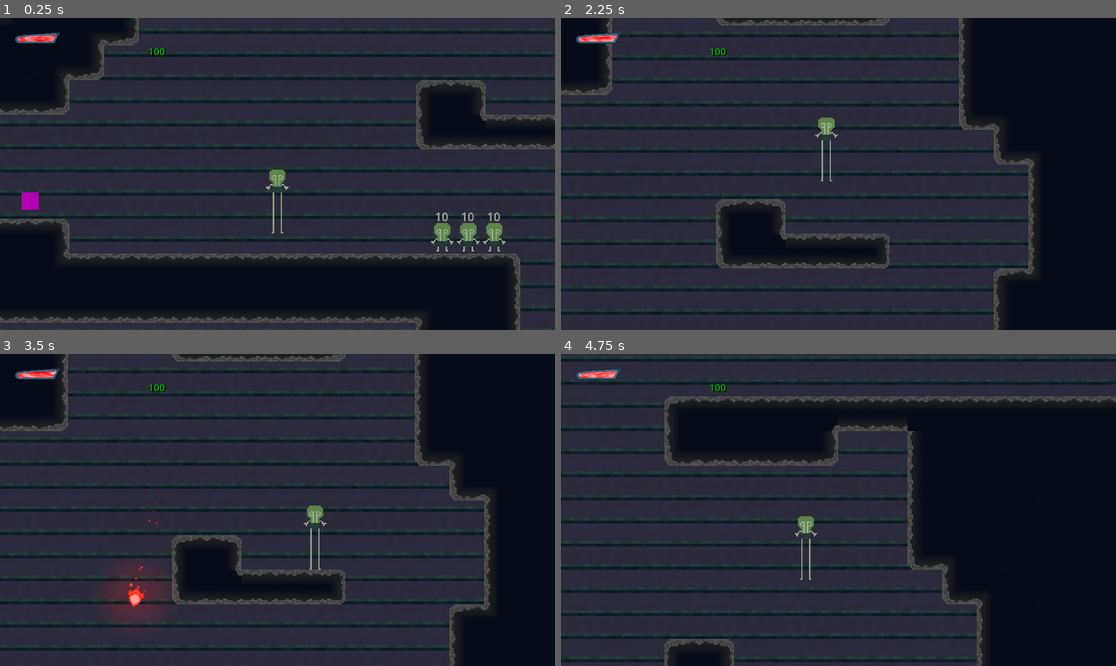
Above: before the commit, frames 1-4 (two rows, left to right).
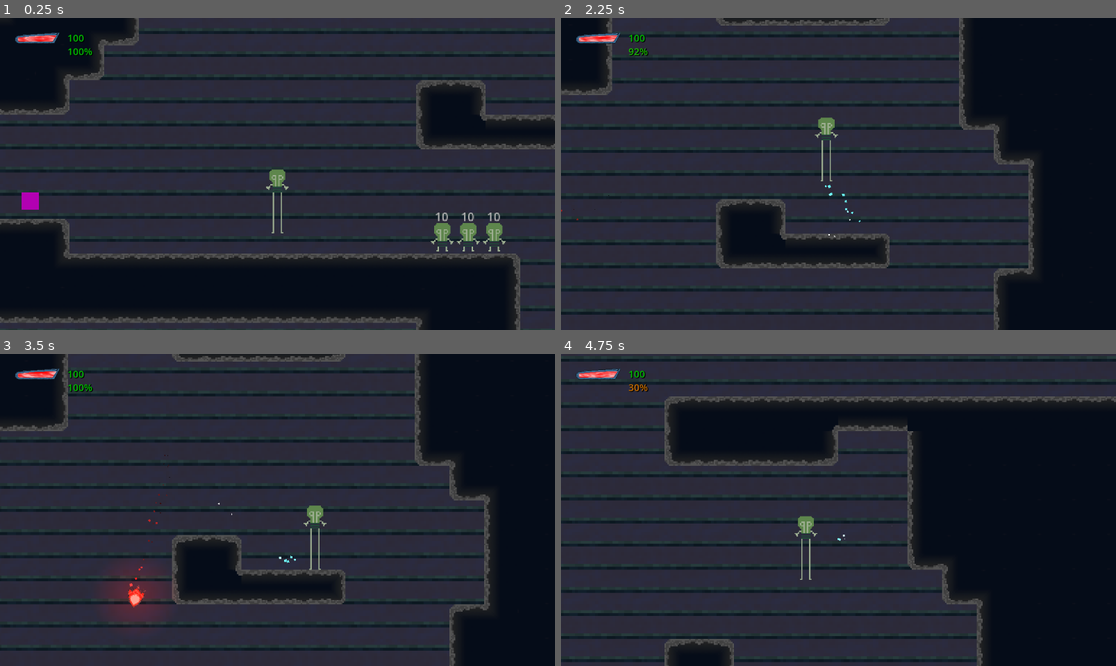
Above: after the commit, the same moments.

Repository: thebrightspark/PirateJam16-Game
Game: Godot game, scene res://Levels/main_test.tscn
Same seed, same stepped clock (60 frames per second), same inputs: the game is played once before the commit and once after it.
Inputs (mouse positions are in pixels of both pictures, inside the frame that each line leads up to):
- Up to frame 1 (0.25 s): no input
- Up to frame 2 (2.25 s): move the mouse to (960, 158) at 0.52 s; hold Space (Jump) 0.53-1.28 s; hold D (Right) 0.53-2.03 s; move the mouse to (727, 189) at 1.27 s; click (727, 189) at 1.35 s; tap Space (Jump) at 1.52, 1.55, 1.82 s; move the mouse to (894, 105) at 2.02 s; hold A (Left) from 2.03 s (still down); hold Space (Jump) from 2.03 s (still down)
- Up to frame 3 (3.5 s): move the mouse to (249, 572) at 2.77 s; release A (Left) at 2.78 s; release Space (Jump) at 2.78 s; hold D (Right) from 2.78 s (still down); click (249, 572) at 2.85 s; tap Space (Jump) at 3.02, 3.05, 3.32 s
- Up to frame 4 (4.75 s): move the mouse to (1005, 556) at 3.52 s; hold Space (Jump) 3.53-4.28 s; move the mouse to (672, 463) at 4.27 s; release D (Right) at 4.28 s; hold A (Left) from 4.28 s (still down); click (672, 463) at 4.35 s; tap Space (Jump) at 4.52, 4.55 s

The runs differ from the first frame. In frame 1, 0.1% of the frame differs, in the area x 12-30%, y 5-13%; in frame 2, 0.2%, in the area x 12-55%, y 5-71%; in frame 3, 0.2%; in frame 4, 0.2%.

Commit message:
Levitate particles

Diff:
--- a/Levels/player_controller.gd
+++ b/Levels/player_controller.gd
@@ -18,6 +18,8 @@
 @export var spread_deg = 0
 @export var multishot_spread_deg = 5
 
+@onready var levitate_particles: GPUParticles2D = $LevitateParticles
+
 var projectile_scene: PackedScene = preload("res://Projectile/projectile.tscn")
 var modifier_collection: ModifierCollection
 var last_attack_timestamp = 0.0
@@ -32,6 +34,7 @@
 func _physics_process(delta: float) -> void:
 	handle_movement(delta)
 	handle_attacking()
+	levitate_particles.emitting = levitating
 
 func handle_movement(delta: float) -> void:
 	# Add the gravity
@@ -39,7 +42,6 @@
 		velocity += get_gravity() * delta
 
 	if is_on_floor():
-		levitating = false
 		levitate_amount = 0.0
 
 	# Handle jump
@@ -48,7 +50,7 @@
 			velocity.y = -jump_speed
 		else:
 			# Handle levitation
-			if not levitating and levitate_amount < levitate_amount_max and velocity.y < levitate_max_speed:
+			if not levitating and levitate_amount < levitate_amount_max:
 				levitating = true
 			if levitating:
 				if velocity.y > -levitate_max_speed:
@@ -56,6 +58,8 @@
 					levitate_amount += delta
 				if levitate_amount >= levitate_amount_max:
 					levitating = false
+	else:
+		levitating = false
 
 	# Handle horizontal movement
 	if Input.is_action_pressed("Left"):
--- a/Overlay/overlay.gd
+++ b/Overlay/overlay.gd
@@ -6,12 +6,14 @@
 
 @onready var health_label: Label = $HealthValueLabel
 @onready var health_bar: ColorRect = $HealthBar
+@onready var levitate_label: Label = $LevitateValueLabel
 @onready var velocity_label: Label = $VelValueLabel
 
 var last_health = 0
 
 func _process(_delta: float) -> void:
 	update_health()
+	update_levitate()
 	update_veloctiy()
 
 func update_health() -> void:
@@ -19,20 +21,28 @@
 	if health == last_health:
 		return
 	last_health = health
-	var healthPercentage: float = float(health) / float(player.max_health)
+	var health_perc: float = float(health) / float(player.max_health)
 
 	if health_label.visible:
 		health_label.text = str(health)
-		health_label.label_settings.font_color = get_health_color(healthPercentage)
+		health_label.label_settings.font_color = get_health_color(health_perc)
 
 	if health_bar.visible:
-		(health_bar.material as ShaderMaterial).set_shader_parameter("percentage", healthPercentage)
+		(health_bar.material as ShaderMaterial).set_shader_parameter("percentage", health_perc)
+
+func update_levitate() -> void:
+	if levitate_label.visible:
+		var amount = float(player.levitate_amount)
+		var max = float(player.levitate_amount_max)
+		var levitate_perc: float = 1.0 - (amount / max)
+		levitate_label.text = str(int(roundf(levitate_perc * 100))) + "%"
+		levitate_label.label_settings.font_color = get_health_color(levitate_perc)
 
 func update_veloctiy() -> void:
 	if velocity_label.visible:
 		velocity_label.text = str(player.velocity.y)
 
-func get_health_color(healthPercentage) -> Color:
+func get_health_color(health_percentage: float) -> Color:
 	var width = health_gradient.get_width() - 1
-	var pos = width * healthPercentage
+	var pos = width * health_percentage
 	return health_gradient.get_image().get_pixel(pos, 0)
--- a/Overlay/overlay.tscn
+++ b/Overlay/overlay.tscn
@@ -14,6 +14,13 @@
 
 [sub_resource type="GradientTexture1D" id="GradientTexture1D_qmj6e"]
 gradient = SubResource("Gradient_bd0xy")
+
+[sub_resource type="LabelSettings" id="LabelSettings_rg1n3"]
+font_size = 20
+font_color = Color(1, 0.273989, 0.21327, 1)
+shadow_size = 2
+shadow_color = Color(0, 0, 0, 1)
+shadow_offset = Vector2(1.5, 1.5)
 
 [sub_resource type="LabelSettings" id="LabelSettings_83t4i"]
 font_size = 20
@@ -36,11 +43,18 @@
 offset_bottom = 54.0
 
 [node name="HealthValueLabel" type="Label" parent="."]
-offset_left = 308.0
+offset_left = 140.0
+offset_top = 27.0
+offset_right = 210.0
+offset_bottom = 55.0
+label_settings = ExtResource("3_e61ij")
+
+[node name="LevitateValueLabel" type="Label" parent="."]
+offset_left = 140.0
 offset_top = 55.0
-offset_right = 378.0
+offset_right = 210.0
 offset_bottom = 83.0
-label_settings = ExtResource("3_e61ij")
+label_settings = SubResource("LabelSettings_rg1n3")
 
 [node name="VelLabel" type="Label" parent="."]
 visible = false
--- a/Player/player.tscn
+++ b/Player/player.tscn
@@ -1,14 +1,59 @@
-[gd_scene load_steps=5 format=3 uid="uid://b2f3nfgx1dfb8"]
+[gd_scene load_steps=12 format=3 uid="uid://b2f3nfgx1dfb8"]
 
 [ext_resource type="Script" path="res://Levels/player_controller.gd" id="1_f71sg"]
 [ext_resource type="Resource" uid="uid://c0btp4ed0mpuw" path="res://Inventory/inventory.tres" id="2_nxvoq"]
 [ext_resource type="Texture2D" uid="uid://bamis27fp54qc" path="res://Assets/player_temp.png" id="2_ykx7v"]
 [ext_resource type="Shape2D" uid="uid://cvkdexjtfy1uh" path="res://Player/player_shape.tres" id="3_1shau"]
 
+[sub_resource type="Gradient" id="Gradient_penhx"]
+interpolation_mode = 2
+offsets = PackedFloat32Array(0.148515, 0.49505, 0.825082)
+colors = PackedColorArray(0.301961, 1, 1, 1, 1, 1, 1, 1, 1, 1, 1, 0)
+
+[sub_resource type="GradientTexture1D" id="GradientTexture1D_m6rwa"]
+gradient = SubResource("Gradient_penhx")
+
+[sub_resource type="Curve" id="Curve_xkeqd"]
+_data = [Vector2(0, 1), 0.0, 0.0, 0, 0, Vector2(1, 0), 0.0, 0.0, 0, 0]
+point_count = 2
+
+[sub_resource type="CurveTexture" id="CurveTexture_h5y21"]
+curve = SubResource("Curve_xkeqd")
+
+[sub_resource type="Curve" id="Curve_l4p8j"]
+_data = [Vector2(0, 1), 0.0, 0.0, 0, 0, Vector2(1, 0), 0.0, 0.0, 0, 0]
+point_count = 2
+
+[sub_resource type="CurveTexture" id="CurveTexture_ixtbc"]
+curve = SubResource("Curve_l4p8j")
+
+[sub_resource type="ParticleProcessMaterial" id="ParticleProcessMaterial_1no65"]
+lifetime_randomness = 1.0
+particle_flag_disable_z = true
+emission_shape_scale = Vector3(5, 1, 1)
+emission_shape = 3
+emission_box_extents = Vector3(1, 1, 1)
+angle_min = -180.0
+angle_max = 180.0
+direction = Vector3(0, 1, 0)
+spread = 30.0
+initial_velocity_min = 24.52
+initial_velocity_max = 24.52
+gravity = Vector3(0, 0, 0)
+scale_max = 2.0
+scale_curve = SubResource("CurveTexture_ixtbc")
+color_ramp = SubResource("GradientTexture1D_m6rwa")
+emission_curve = SubResource("CurveTexture_h5y21")
+
 [node name="CharacterBody2D" type="CharacterBody2D"]
 collision_mask = 50
 script = ExtResource("1_f71sg")
 inventory = ExtResource("2_nxvoq")
+
+[node name="LevitateParticles" type="GPUParticles2D" parent="."]
+position = Vector2(0, 22)
+amount = 75
+process_material = SubResource("ParticleProcessMaterial_1no65")
 
 [node name="Sprite2D" type="Sprite2D" parent="."]
 position = Vector2(0, -1.3)
Not shown: 1 places in Overlay/overlay.tscn that only renumber resources
